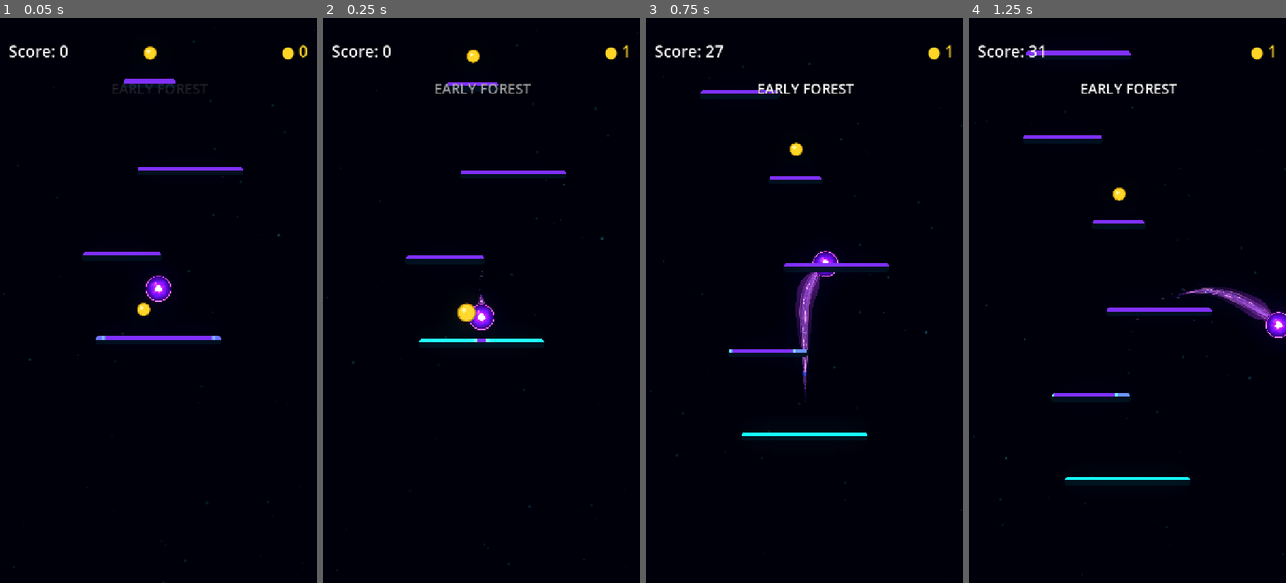
Above: before the commit, frames 1-4 (left to right).
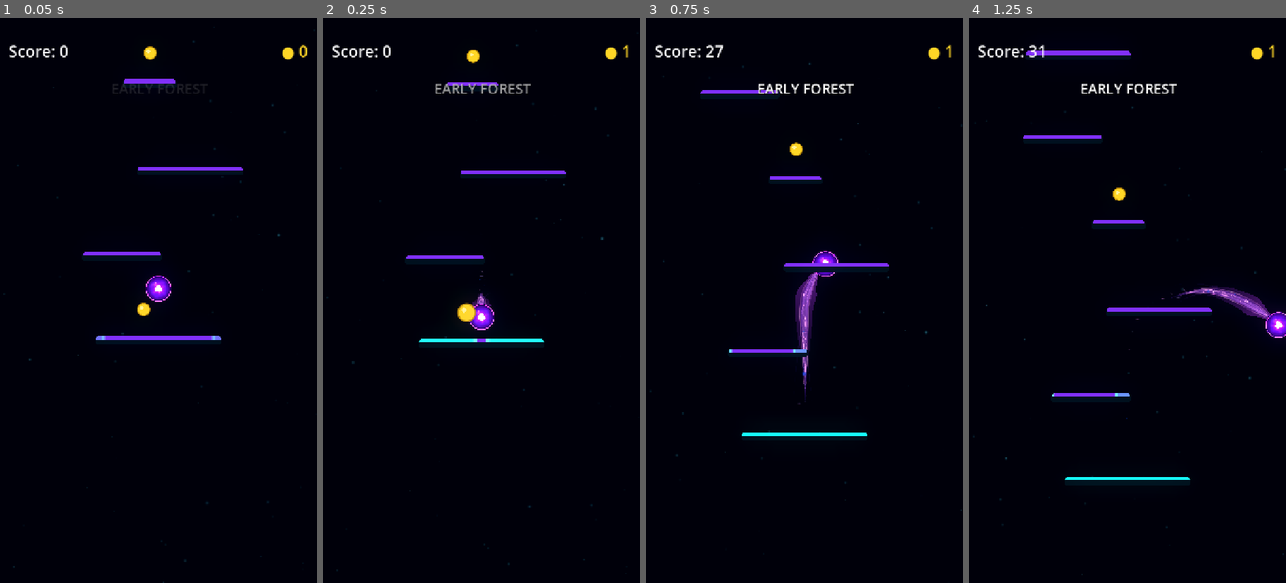
Above: after the commit, the same moments.

Repository: Kryodo/TowerJump
Game: Godot game, scene res://scenes/main.tscn
Same seed, same stepped clock (60 frames per second), same inputs: the game is played once before the commit and once after it.
Inputs (mouse positions are in pixels of both pictures, inside the frame that each line leads up to):
- Up to frame 1 (0.05 s): no input
- Up to frame 2 (0.25 s): no input
- Up to frame 3 (0.75 s): move the mouse to (874, 272) at 0.52 s; hold Right (ui_right) from 0.53 s (still down); click (874, 272) at 0.67 s
- Up to frame 4 (1.25 s): keep holding Right (ui_right)

Frame 1 is identical in both runs. In frame 2, less than 0.1% of the frame differs, in the area x 47-54%, y 48-51%; in frame 3, 0.3%, in the area x 47-55%, y 45-65%; in frame 4, 0.2%.

Commit message:
Smooth the comet trail root over several points

Diff:
--- a/scripts/ball_trail.gd
+++ b/scripts/ball_trail.gd
@@ -1,6 +1,7 @@
 extends Node2D
 
 const PARTICLE_EMISSION_OFFSET: float = 28.0
+const TRAIL_ROOT_BLEND_DISTANCE: float = 48.0
 
 ## Visual energy trail for the player ball.
 ## The trail is layered: a soft outer aura, a turbulent inner stream, two
@@ -120,10 +121,19 @@
 	var secondary_wave: float = sin(_trail_time * 1.25 + t * 5.5 + 0.8)
 	var drift: float = (wave * 0.7 + secondary_wave * 0.3) * (0.5 + 1.8 * t) * envelope
 
-	# The newest sample is the ball centre. Move just this head point backward
-	# along the travel direction so the visible V begins at the orb's trailing
-	# surface instead of emerging from its luminous core.
-	var head_offset: float = trail_head_offset if index == 0 else 0.0
+	# Extend the head offset across a short arc-length blend instead of moving
+	# only the newest point. This avoids a pinched/folded neck and carries the
+	# trail smoothly underneath the orb before it opens into the visible plume.
+	var distance_from_head: float = 0.0
+	for previous_index in range(index):
+		distance_from_head += _points[previous_index].distance_to(_points[previous_index + 1])
+
+	var root_blend: float = 1.0 - smoothstep(
+		0.0,
+		TRAIL_ROOT_BLEND_DISTANCE,
+		distance_from_head
+	)
+	var head_offset: float = trail_head_offset * root_blend
 	return point - tangent * head_offset + perpendicular * drift
 
 
